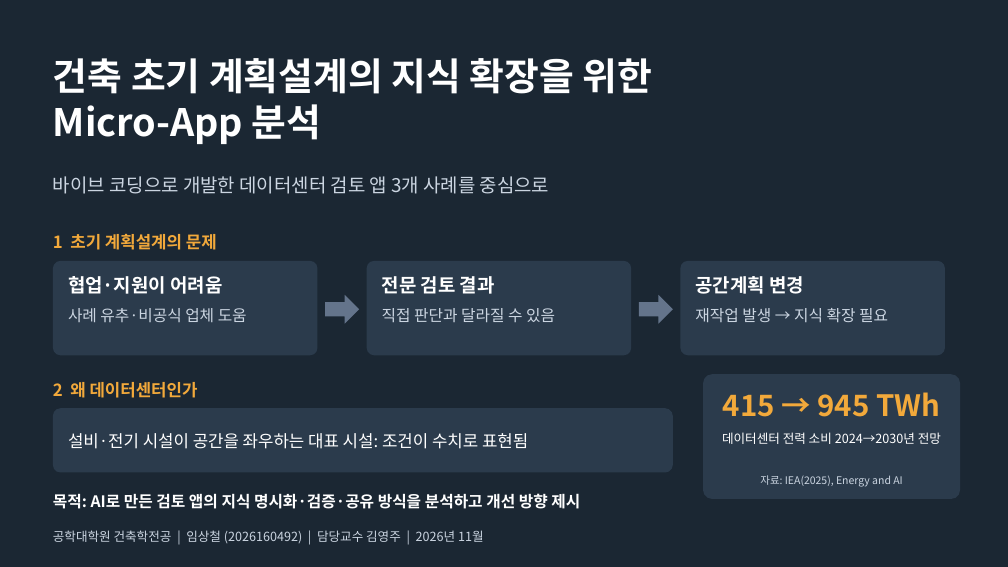
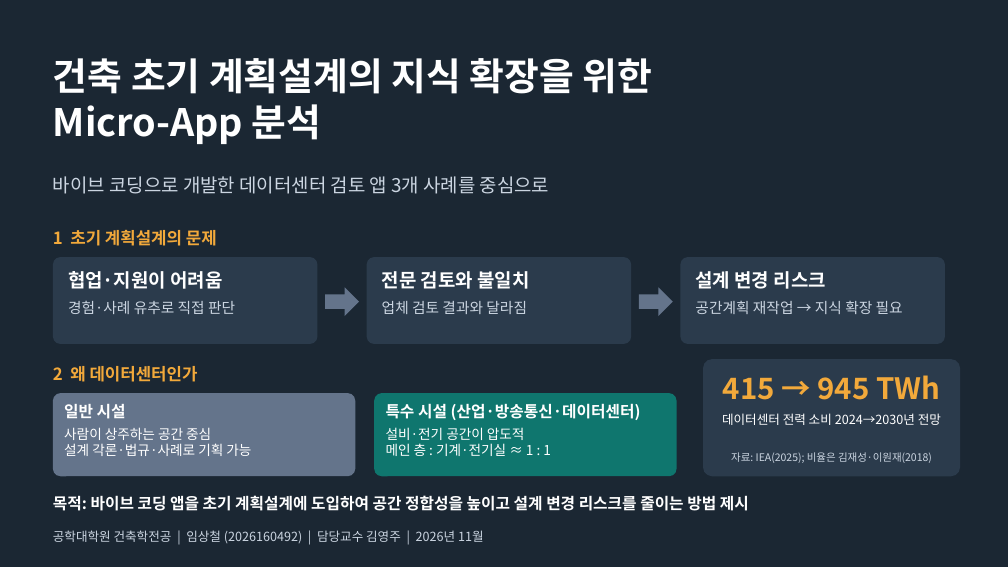
Before and after one commit to sangchuls/pango-gmp, a slide deck: slide 1 of research/slides/presentation.pptx. Drawn at 1008x567 pixels with LibreOffice and Linux fonts; fonts in the diff are those of the drawing. Boxes give left, top, right and bottom in pixels: in the first picture for what was removed or moved away, otherwise in the second. Text is boxed around its words. In the diff, an @@ line names an element or a change of style, - is before the commit and + after.

```diff
--- a/research/slides/presentation.pptx
+++ b/research/slides/presentation.pptx
@@ text "1 초기 계획설계의 문제": place and size @@
-text "1 초기 계획설계의 문제" at [53,234,217,250]
+text "1 초기 계획설계의 문제" at [53,230,217,246]
@@ rounded rectangle: place and size @@
-rounded rectangle at [53,261,318,355]
+rounded rectangle at [53,257,318,344]
@@ text "협업·지원이 어려움": place and size @@
-text "협업·지원이 어려움" at [68,276,222,294]
+text "협업·지원이 어려움" at [68,271,222,289]
@@ rounded rectangle: place and size @@
-rounded rectangle at [367,261,631,355]
+rounded rectangle at [367,257,631,344]
@@ rounded rectangle: place and size @@
-rounded rectangle at [681,261,945,355]
+rounded rectangle at [681,257,945,344]
@@ right arrow: place and size @@
-right arrow at [325,295,359,324]
+right arrow at [325,287,359,316]
@@ text at [382,271,529,289]: text changed @@
-전문 검토 결과
+전문 검토와 불일치
@@ right arrow: place and size @@
-right arrow at [639,295,673,324]
+right arrow at [639,287,673,316]
@@ text at [695,271,826,289]: text changed @@
-공간계획 변경
+설계 변경 리스크
@@ text at [68,301,235,314]: text changed; size 15 to 14 pt @@
-사례 유추·비공식 업체 도움
+경험·사례 유추로 직접 판단
@@ text at [382,301,527,314]: text changed; size 15 to 14 pt @@
-직접 판단과 달라질 수 있음
+업체 검토 결과와 달라짐
@@ text at [695,301,903,314]: text changed; size 15 to 14 pt @@
-재작업 발생 → 지식 확장 필요
+공간계획 재작업 → 지식 확장 필요
@@ text "2 왜 데이터센터인가": place and size @@
-text "2 왜 데이터센터인가" at [53,382,198,398]
+text "2 왜 데이터센터인가" at [53,366,198,382]
@@ proportions changed in 4 elements at [53,257,318,344], [367,257,631,344], [681,257,945,344], [703,359,960,476] @@
@@ rounded rectangle: place and size @@
-rounded rectangle at [703,374,960,499]
+rounded rectangle at [703,359,960,476]
@@ text "415 → 945 TWh": place and size @@
-text "415 → 945 TWh" at [723,392,940,417]
+text "415 → 945 TWh" at [723,375,940,400]
@@ rounded rectangle removed at [53,408,673,473] @@
@@ rounded rectangle added at [53,393,355,476], fill #64748B @@
@@ text added at [64,404,126,419], 15 pt, text #FFFFFF, bold @@
+일반 시설
@@ rounded rectangle added at [374,393,677,476], fill #0F766E @@
@@ text added at [386,403,641,420], 15 pt, text #FFFFFF, bold @@
+특수 시설 (산업·방송통신·데이터센터)
@@ text "데이터센터 전력 소비 2024→2030년 전망": place and size @@
-text "데이터센터 전력 소비 2024→2030년 전망" at [722,432,941,444]
+text "데이터센터 전력 소비 2024→2030년 전망" at [722,413,941,425]
@@ text added at [64,427,251,456], 13 pt, text #FFFFFF @@
+사람이 상주하는 공간 중심
+설계 각론·법규·사례로 기획 가능
@@ text removed at [68,433,528,449] @@
-설비·전기 시설이 공간을 좌우하는 대표 시설: 조건이 수치로 표현됨
@@ text added at [386,427,551,456], 13 pt, text #FFFFFF @@
+설비·전기 공간이 압도적
+메인 층 : 기계·전기실 ≈ 1 : 1
@@ text at [731,452,932,463]: text changed @@
-자료: IEA(2025), Energy and AI
+자료: IEA(2025); 비율은 김재성·이원재(2018)
@@ text removed at [53,493,580,509] @@
-목적: AI로 만든 검토 앱의 지식 명시화·검증·공유 방식을 분석하고 개선 방향 제시
@@ text added at [53,495,749,511], 15 pt, text #FFFFFF, bold @@
+목적: 바이브 코딩 앱을 초기 계획설계에 도입하여 공간 정합성을 높이고 설계 변경 리스크를 줄이는 방법 제시
```
Also in this commit, not shown: 3 other slides changed, 4 other files.
